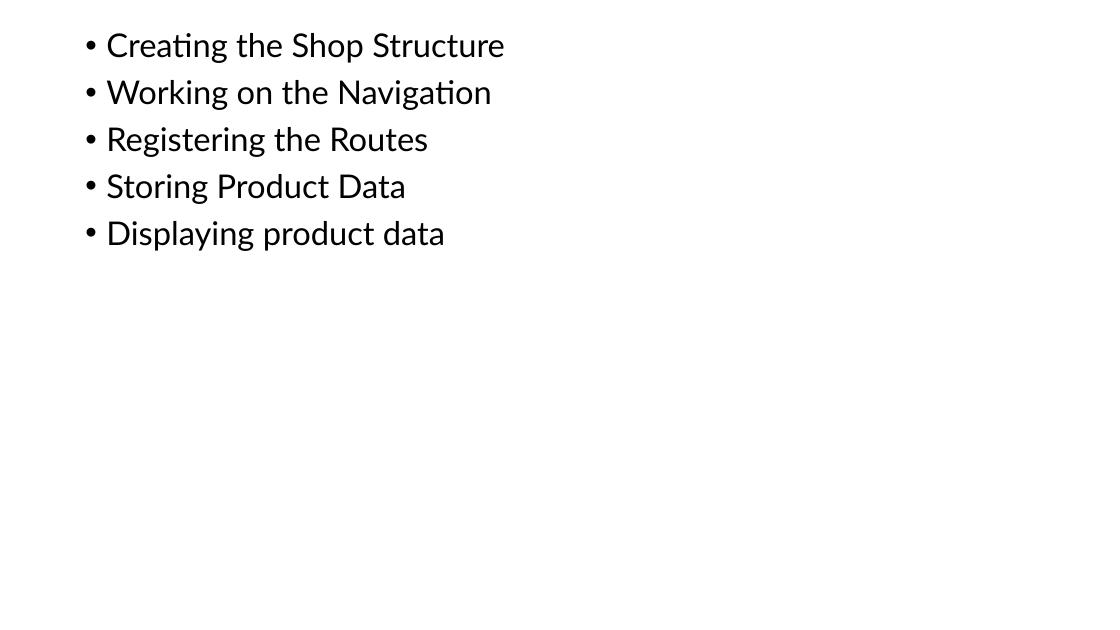
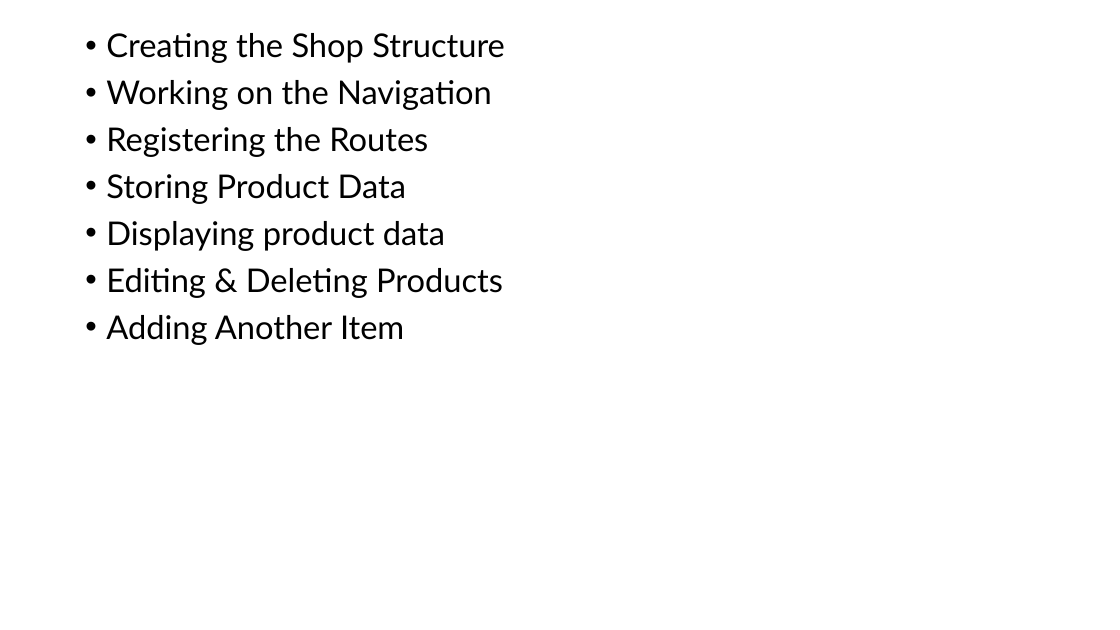
Before and after one commit to PiyushChaturvedii/Batch06, a slide deck: slide 29 of Node/node.pptx. Drawn at 1120x630 pixels with LibreOffice and Linux fonts; fonts in the diff are those of the drawing. Boxes give left, top, right and bottom in pixels: in the first picture for what was removed or moved away, otherwise in the second. Text is boxed around its words. In the diff, an @@ line names an element or a change of style, - is before the commit and + after.

```diff
--- a/Node/node.pptx
+++ b/Node/node.pptx
@@ text at <box>106,268,503,345</box>: paragraphs added @@
+• Editing & Deleting Products
+• Adding Another Item
```
Also in this commit, not shown: 1 slide added, 37 other files.
